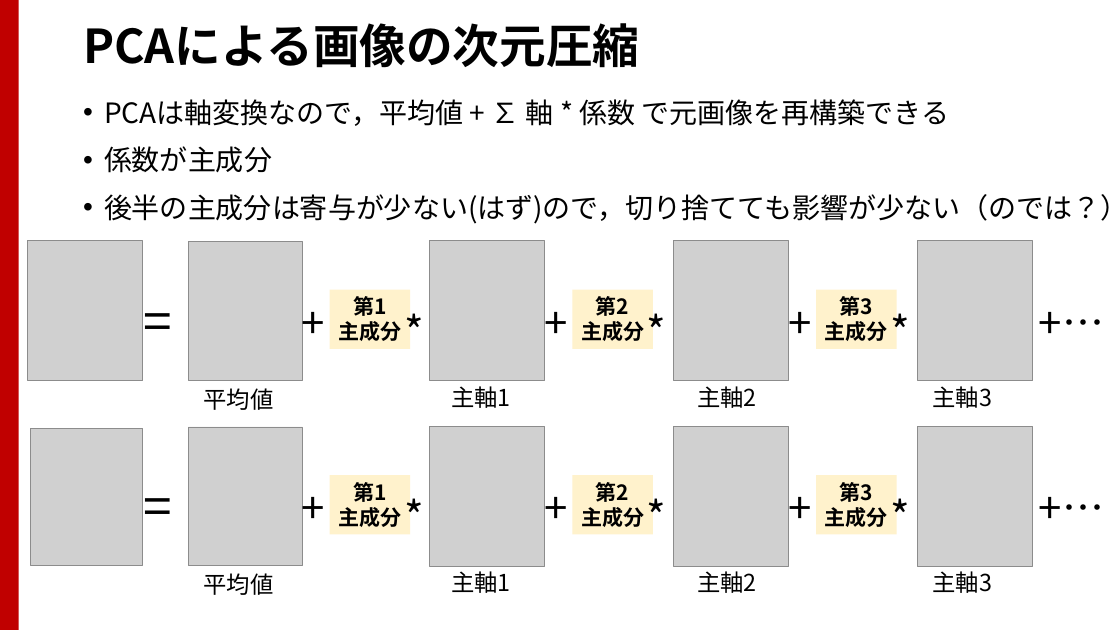
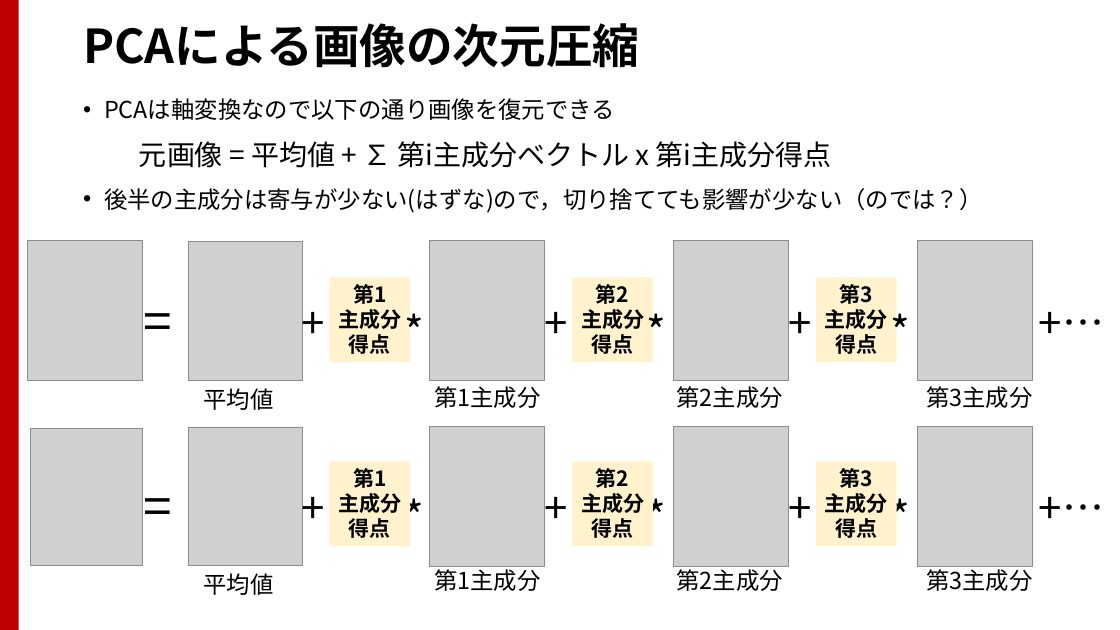
Before and after one commit to TakashiIjiri/TakashiIjiri.github.io, a slide deck: slide 31 of classes/dm2019_2/dm2_8.pptx (slide 30 before the commit). Drawn at 1120x630 pixels with LibreOffice and Linux fonts; fonts in the diff are those of the drawing; grey boxes stand for pictures. Boxes give left, top, right and bottom in pixels: in the first picture for what was removed or moved away, otherwise in the second. Text is boxed around its words. In the diff, an @@ line names an element or a change of style, - is before the commit and + after.

```diff
--- a/classes/dm2019_2/dm2_8.pptx
+++ b/classes/dm2019_2/dm2_8.pptx
@@ text at [104, 98, 983, 213]: text changed; size 24 to 20 pt @@
-• PCAは軸変換なので，平均値 + ∑ 軸 * 係数 で元画像を再構築できる
-• 係数が主成分
-• 後半の主成分は寄与が少ない(はず)ので，切り捨てても影響が少ない（のでは？）
+• PCAは軸変換なので以下の通り画像を復元できる
+元画像 = 平均値 + ∑ 第i主成分ベクトル x 第i主成分得点
+• 後半の主成分は寄与が少ない(はずな)ので，切り捨てても影響が少ない（のでは？）
@@ rectangle "第1": place and size @@
-rectangle "第1" at [329, 290, 410, 350]
+rectangle "第1" at [329, 277, 410, 362]
@@ rectangle "第2": place and size @@
-rectangle "第2" at [572, 290, 653, 350]
+rectangle "第2" at [572, 277, 653, 362]
@@ rectangle "第3": place and size @@
-rectangle "第3" at [817, 290, 897, 350]
+rectangle "第3" at [817, 277, 897, 362]
@@ text in rectangle at [349, 334, 391, 354]: paragraph added @@
+得点
@@ text in rectangle at [592, 334, 634, 354]: paragraph added @@
+得点
@@ text in rectangle at [835, 334, 877, 354]: paragraph added @@
+得点
@@ text at [434, 386, 540, 408]: text changed @@
-主軸1
+第1主成分
@@ text added at [676, 386, 782, 408], 20 pt, text #000000 @@
+第2主成分
@@ text removed at [697, 386, 757, 408] @@
-主軸2
@@ text added at [926, 386, 1032, 408], 20 pt, text #000000 @@
+第3主成分
@@ text removed at [932, 386, 992, 408] @@
-主軸3
@@ rectangle "第1": place and size @@
-rectangle "第1" at [329, 476, 410, 535]
+rectangle "第1" at [329, 461, 410, 546]
@@ rectangle "第2": place and size @@
-rectangle "第2" at [572, 476, 653, 535]
+rectangle "第2" at [572, 461, 653, 546]
@@ rectangle "第3": place and size @@
-rectangle "第3" at [817, 476, 897, 535]
+rectangle "第3" at [817, 461, 897, 546]
@@ text in rectangle at [349, 518, 391, 538]: paragraph added @@
+得点
@@ text in rectangle at [592, 518, 634, 538]: paragraph added @@
+得点
@@ text in rectangle at [835, 518, 877, 538]: paragraph added @@
+得点
@@ text added at [434, 566, 540, 591], 20 pt, text #000000 @@
+第1主成分
@@ text added at [676, 566, 782, 591], 20 pt, text #000000 @@
+第2主成分
@@ text added at [926, 566, 1032, 591], 20 pt, text #000000 @@
+第3主成分
@@ text removed at [451, 571, 511, 593] @@
-主軸1
@@ text removed at [697, 571, 757, 593] @@
-主軸2
@@ text removed at [932, 571, 992, 593] @@
-主軸3
```
Also in this commit, not shown: 25 other slides changed, 1 slide added, 3 other files.
